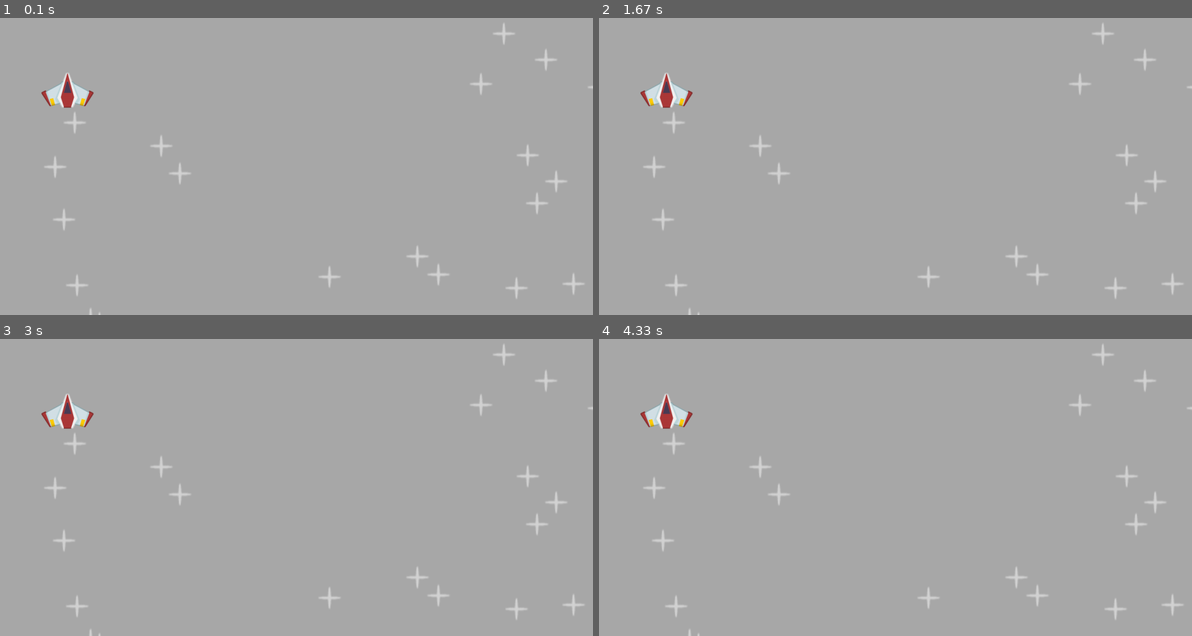
Above: before the commit, frames 1-4 (two rows, left to right).
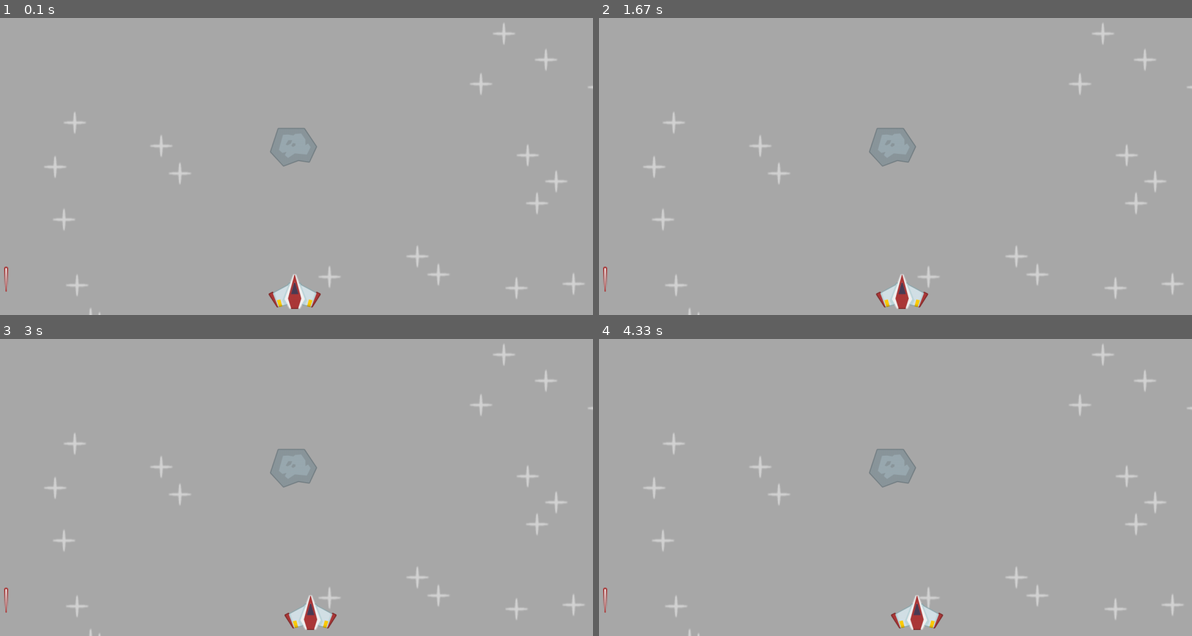
Above: after the commit, the same moments.

Repository: Siddhartha404/Pygame_projects
Game: pygame game, started from Space-Invaders/main.py
Two runs of this game, one before a commit and one after it. Both use one fixed random seed, a clock stepped at 60 frames per second and the inputs below.
Inputs:
- Up to frame 1 (0.1 s): no input
- Up to frame 2 (1.67 s): no input
- Up to frame 3 (3 s): no input
- Up to frame 4 (4.33 s): no input

The runs differ from the first frame. In frame 1, 1.6% of the frame differs, in the area x 0-55%, y 18-98%; in frame 2, 1.6%; in frame 3, 1.6%; in frame 4, 1.6%.

Commit message:
added meteor and lager

Diff:
--- a/Space-Invaders/main.py
+++ b/Space-Invaders/main.py
@@ -9,7 +9,21 @@
 running = True
 
 #surface
+
+#saceship
 spaceship = pygame.image.load('images/spaceship.png').convert_alpha()
+spaceship_rect = spaceship.get_frect(center=(WINDOW_WIDTH/2, WINDOW_HEIGHT-50))
+direction = 1
+
+#Meteor
+meteor = pygame.image.load('images/meteor.png').convert_alpha()
+meteor_rect = meteor.get_frect(center=(WINDOW_WIDTH/2, WINDOW_HEIGHT/2))
+
+#laser
+laser = pygame.image.load('images/laser.png').convert_alpha()
+laser_rect = meteor.get_frect(bottomleft=(20, WINDOW_HEIGHT - 20))
+
+#all the stars
 star = pygame.image.load('images/star.png').convert_alpha()
 positions = [(randint(0,WINDOW_WIDTH),randint(0,WINDOW_HEIGHT)) for i in range(20)]
 #Main loop
@@ -23,7 +37,18 @@
 
     for position in positions:
         screen.blit(star,position)
-    screen.blit(spaceship,(100,200))
+
+
+    screen.blit(meteor,meteor_rect)
+    screen.blit(laser,laser_rect)
+
+    #spaceship movement
+    spaceship_rect.x += direction * 0.2
+    if spaceship_rect.right > WINDOW_WIDTH or spaceship_rect.left < 0:
+        direction *= -1
+    screen.blit(spaceship,spaceship_rect)
+
+
     pygame.display.update()
 
 pygame.quit()
Binary file added: Space-Invaders/images/laser.png
Binary file added: Space-Invaders/images/meteor.png
